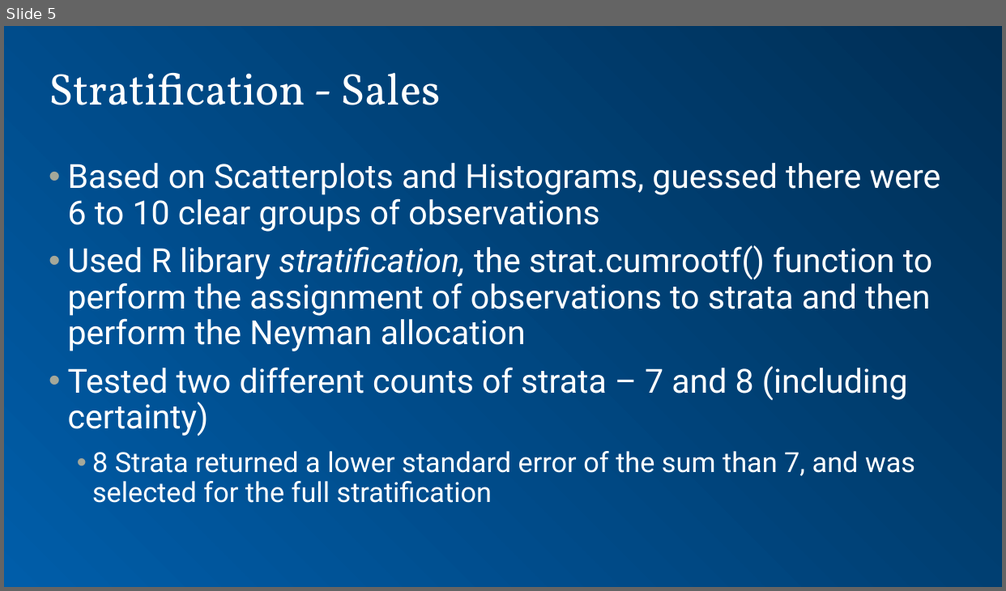
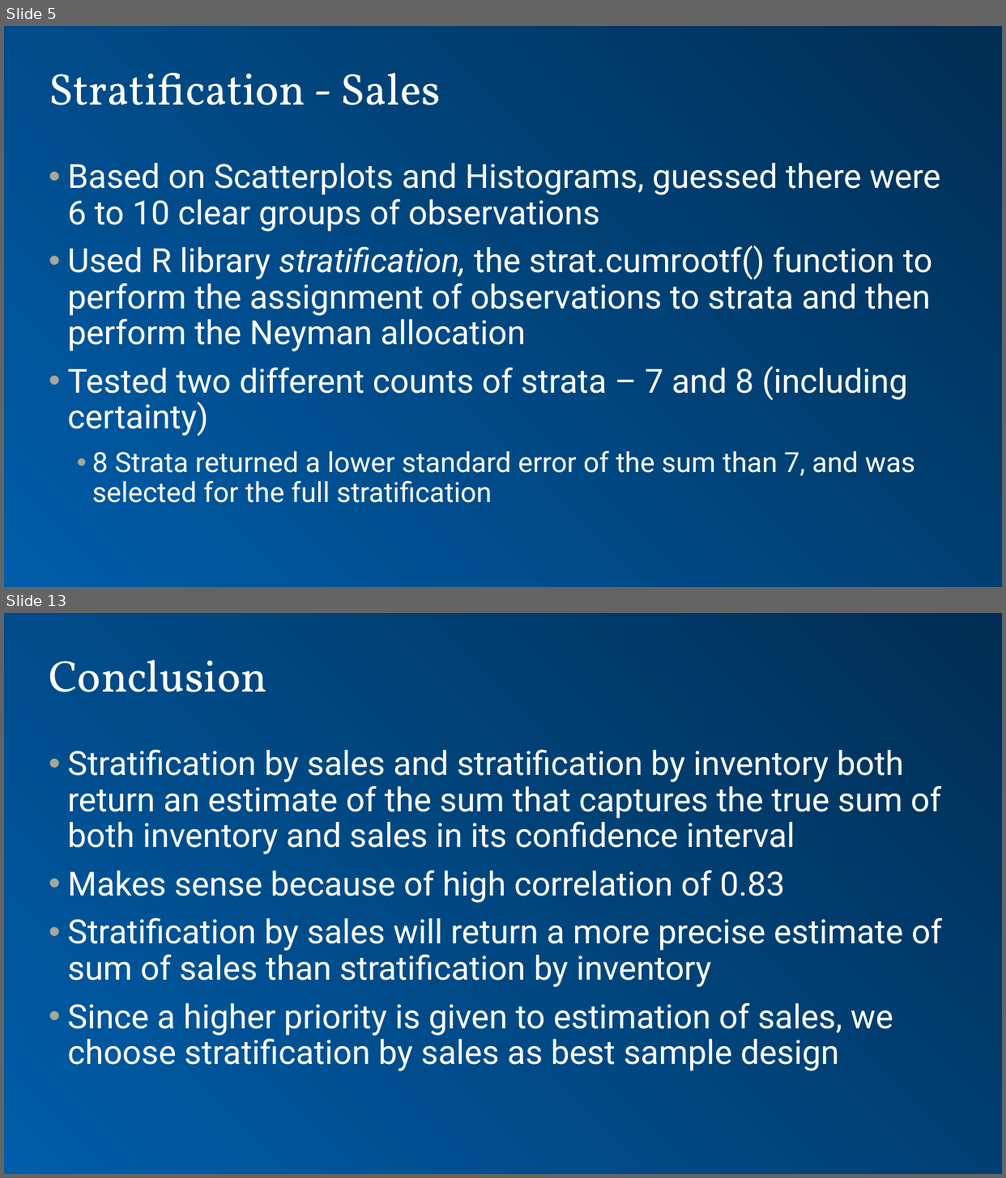
Before and after one commit to dpmurraygt/MSDS6370Project, a slide deck: presentation - Sales.pptx. Shown one above the other, each under a label of ours: slide 5 before the commit, slides 5 and 13 after it; the slides between them are not shown. The pictures are 1006x591 and 1006x1178 pixels, drawn with LibreOffice and Linux fonts; fonts in the diff are those of the drawing; background and template pictures are left out. Boxes give left, top, right and bottom in pixels: in the first picture for what was removed or moved away, otherwise in the second. Text is boxed around its words. In the diff, an @@ line names an element or a change of style, - is before the commit and + after.

```diff
--- a/presentation - Sales.pptx
+++ b/presentation - Sales.pptx
@@ slide 13 added at (4, 613, 1002, 1174), background gradient #002F54 to #005DA9 @@
@@ title added at (49, 660, 267, 692), 32 pt, text #FFFFFF @@
+Conclusion
@@ text added at (68, 749, 942, 1071), 24 pt, text #FFFFFF @@
+• Stratification by sales and stratification by inventory both return an estimate of the sum that captures the true sum of both inventory and sales in its confidence interval
+• Makes sense because of high correlation of 0.83
+• Stratification by sales will return a more precise estimate of sum of sales than stratification by inventory
+• Since a higher priority is given to estimation of sales, we choose stratification by sales as best sample design
```
Also in this commit, not shown: 1 slide changed, 6 other slides added.
